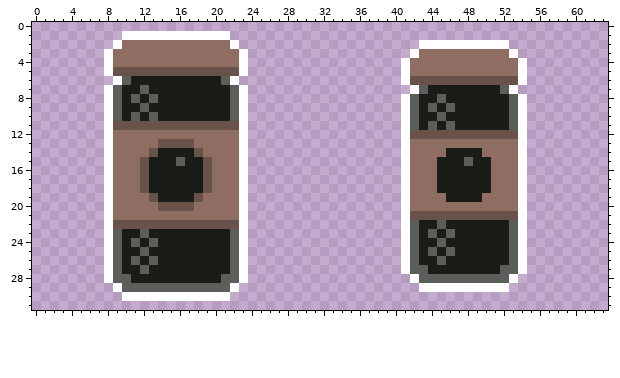
Pixel-art sprite, stored at Assets/Sprites/Plants/BlackPepper(Ground).png. That is the earlier state.
The file is 64x32 pixels.
The same view after the edit:
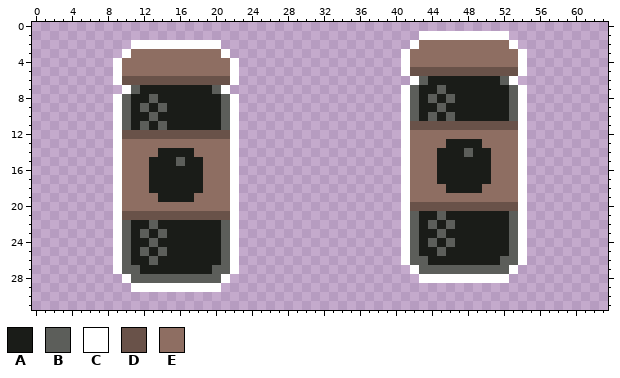
Palette (. is transparent): A #1a1c18  B #5c5e5a  C #ffffff  D #695249  E #8e6e62
The edit:
Changed rows in their new state; - is an unchanged pixel.
first column x 8:
 1 --............---------------------CCCCCCCCCC--
 2 -..CCCCCCCCCC..-------------------CEEEEEEEEEEC-
 3 ..C----------C..-----------------CE----------EC
 4 .C------------C.-------------------------------
 5 .CEEEEEEEEEEEEC.------------------DDDDDDDDDDDD-
 6 --DDDDDDDDDDDD-------------------.CBAAAAAAAABC.
 7 ..CBA-------BC..-----------------CBA-B------ABC
 8 .CBA---------BC.--------------------BAB--------
 9 .CB---B------BC.--------------------ABA--------
10 .CBA---------BC.--------------------BAB--------
11 .CBABABAAAAAABC.------------------DDDDDDDDDDDD-
12 .CDDDDDDDDDDDDC.------------------EEEEEEEEEEEE-
13 .C----EEEE----C.----------------------AAAA-----
14 .C---E----E---C.---------------------A--B-A----
15 .C--E------E--C.------------------------A------
16 .C--E------E--C.-------------------------------
17 .C--E------E--C.-------------------------------
18 .C--E------E--C.---------------------E----E----
19 .C---E----E---C.----------------------EEEE-----
20 .C----EEEE----C.------------------DDDDDDDDDDDD-
21 .CDDDDDDDDDDDDC.------------------BAABAAAAAAAB-
22 .CBAABAAAAAAABC.--------------------BAB--------
23 .CB---B------BC.--------------------ABA--------
24 .CBA---------BC.--------------------BAB--------
25 .CB---B------BC.--------------------ABA--------
26 .CBA---------BC.-------------------B-A------B--
27 .CBBA-------BBC.-----------------.C-BBBBBBBB-C.
28 ..CBBBBBBBBBBC..------------------.CCCCCCCCCC.-
29 -..CCCCCCCCCC..--------------------..........--
30 --............---------------------------------
Pixel boxes of the changes (left, top, right, bottom) in both pictures:
changed: (104, 31, 248, 301)
changed: (401, 31, 527, 292)
